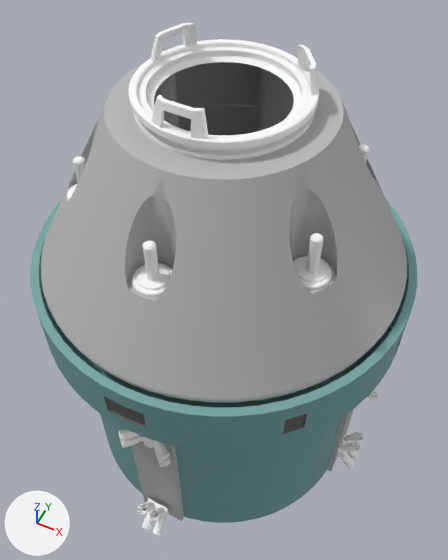
One commit to the FBX model Models/CrewAndServiceModule.fbx: the scene before it, then after it.
Before and after are seen from a 50 mm lens placed at (0.0122, -0.0244, 0.0363), pointed at (-0.0009, 0.0018, 0.0035). The lights are fixed; the arrows at lower left show +X, +Y and +Z. Where no turn or scale is listed for an object, it has been applied to the vertices.

Objects in the first picture: 'group21_group20_group18_polySurface6', 'group34_pCylinder26', 'pCube12'.
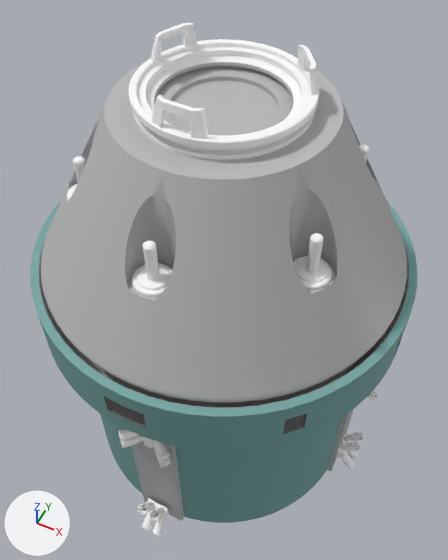
Where the change shows, as pixel boxes [x1, y1, x2, y2] in the pictures (448 x 560 px):
'polySurface18', added: after [154, 62, 294, 135]

What changed in the scene script:
```text
Add me_mesh_1:
    me_mesh_1.from_pydata(...)  # 300 vertices, 241 faces; spans x -0.00364..0.00364, y -0.00364..0.00364, z 0.01871..0.01935
    me_mesh_1.materials.append(mat_lambert1)  # grey #bcbcbc
Add ob_polysurface18:
    ob_polysurface18 = bpy.data.objects.new('polySurface18', me_mesh_1)
    ob_polysurface18.location = (0.0, 0.0, 0.0)
```
